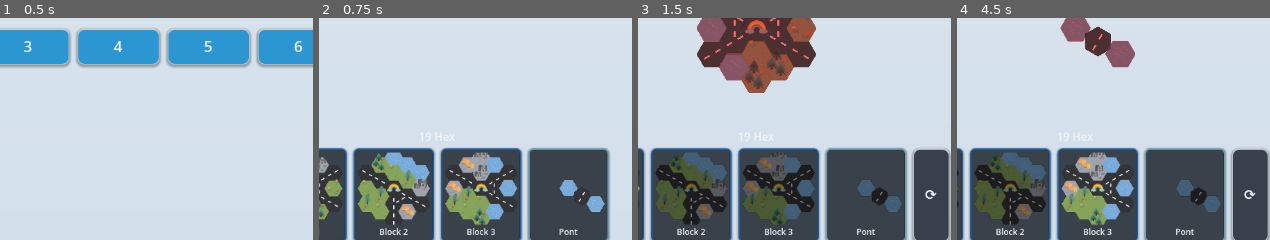
Above: before the commit, frames 1-4 (left to right).
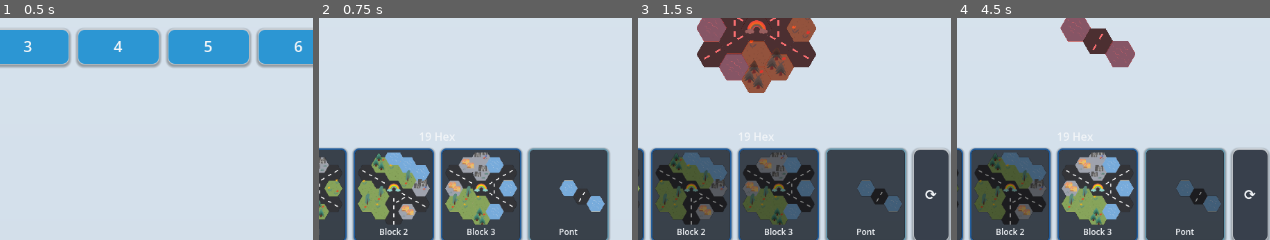
Above: after the commit, the same moments.

Repository: yoann-shopopop/shopopop-express
Game: Godot game, scene res://scenes/main.tscn
Same seed, same stepped clock (60 frames per second), same inputs: the game is played once before the commit and once after it.
Inputs (mouse positions are % of the whole screen's width and height, from its top left):
- Up to frame 1 (0.5 s): no input
- Up to frame 2 (0.75 s): click "2" at 0.5 s
- Up to frame 3 (1.5 s): click (16, 86) at 1.27 s
- Up to frame 4 (4.5 s): click (12, 86) at 2.02 s; click (26, 86) at 2.77 s; click (40, 86) at 3.52 s; click (54, 86) at 4.27 s
The pictures show only the part of the screen within x 18-68%, y 47-97%; the shares and areas given below are measured in that part.

Frame 1 is identical in both runs. In frame 2, less than 0.1% of the frame differs, in the area x 81-85%, y 77-83%; in frame 3, less than 0.1%; in frame 4, 0.2%, in the area x 40-80%, y 3-84%.

Commit message:
feat(view): pont — marquages diagonaux via la texture road/3
Le pont utilise désormais la nouvelle texture road/3 (traits de séparation
en diagonale, conforme à l'asset BRIDGE) pour sa case route centrale,
orientée sur l'axe de la travée par pas de 60° — l'hexagone reste donc
flat-top aligné, contrairement à l'ancien réemploi de road/1 tourné de 90°
qui pivotait l'hexagone lui-même.

Co-Authored-By: Claude Opus 4.8 <noreply@anthropic.com>

Diff:
--- a/src/view/tile_sprite.gd
+++ b/src/view/tile_sprite.gd
@@ -27,17 +27,19 @@
 	var yaw := 0.0
 	if type == CellType.Kind.ROUTE:
 		var dirs := _road_dirs(cell, road_cells)
-		# A lone road cell (a bridge's central road, flanked only by its own water ends): orient it
-		# along the span, then turn the markings 90° so they read as planks ACROSS the bridge.
-		var bridge := dirs.is_empty()
-		if bridge:
-			dirs = _piece_dirs(cell, piece_cells)
-		var meta := RoadTiling.classify(dirs)
-		sprite.texture = TileTextures.road(meta["variant"])
-		sprite.flip_h = meta["flip"]
-		yaw = float(meta["steps"]) * PI / 3.0
-		if bridge:
-			yaw += PI / 2.0
+		if dirs.is_empty():
+			# A lone road cell = a bridge's central road (flanked only by its own water ends). Use the
+			# diagonal-marking texture, rotated to the span axis. The span is a hex axis, so 60° steps
+			# keep the hexagon flat-top aligned (no 90° turn that would rotate the hexagon itself).
+			var span := _piece_dirs(cell, piece_cells)
+			sprite.texture = TileTextures.road_bridge()
+			if span.size() > 0:
+				yaw = float(span[0] % 3) * PI / 3.0
+		else:
+			var meta := RoadTiling.classify(dirs)
+			sprite.texture = TileTextures.road(meta["variant"])
+			sprite.flip_h = meta["flip"]
+			yaw = float(meta["steps"]) * PI / 3.0
 	else:
 		var variants := TileTextures.variants(type)
 		sprite.texture = variants[_variant_of(variant_seed, variants.size())]
--- a/src/view/tile_textures.gd
+++ b/src/view/tile_textures.gd
@@ -33,6 +33,13 @@
 	return load(_BASE + ("road/2.png" if variant == RoadTiling.T else "road/1.png"))
 
 
+## A bridge's central-road texture: diagonal lane markings, drawn for a span along the q-axis. The
+## bridge spans a hex axis, so this rotates in clean 60° steps (the hexagon stays flat-top aligned),
+## unlike reusing the straight texture turned 90° (which would rotate the hexagon itself).
+static func road_bridge() -> Texture2D:
+	return load(_BASE + "road/3.png")
+
+
 ## The start-point entity texture, placed on a green cell.
 static func spawn() -> Texture2D:
 	return load(_BASE + "spawn.png")
Binary file added: assets/tiles/road/3.png
Not shown, added: assets/tiles/road/3.png.import
